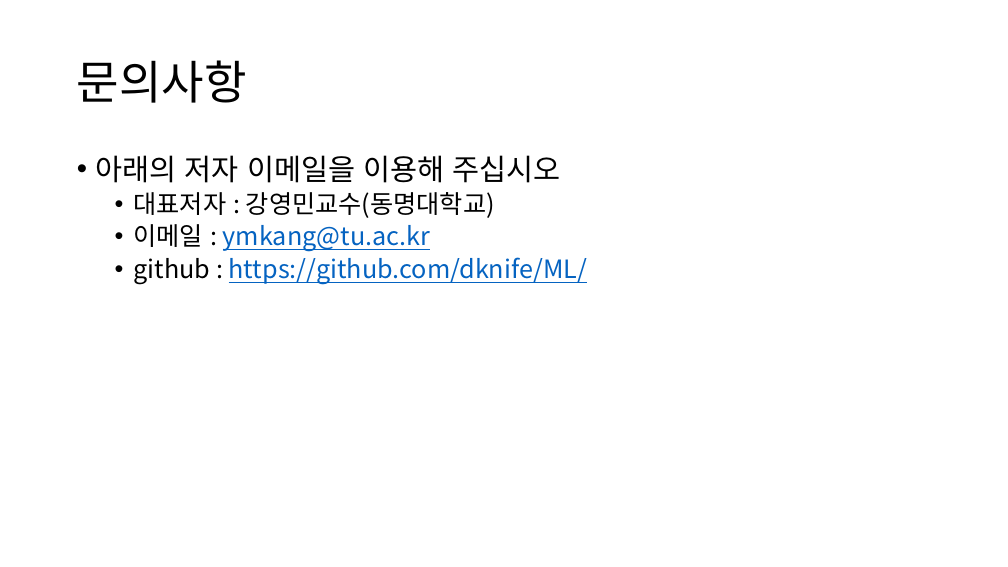
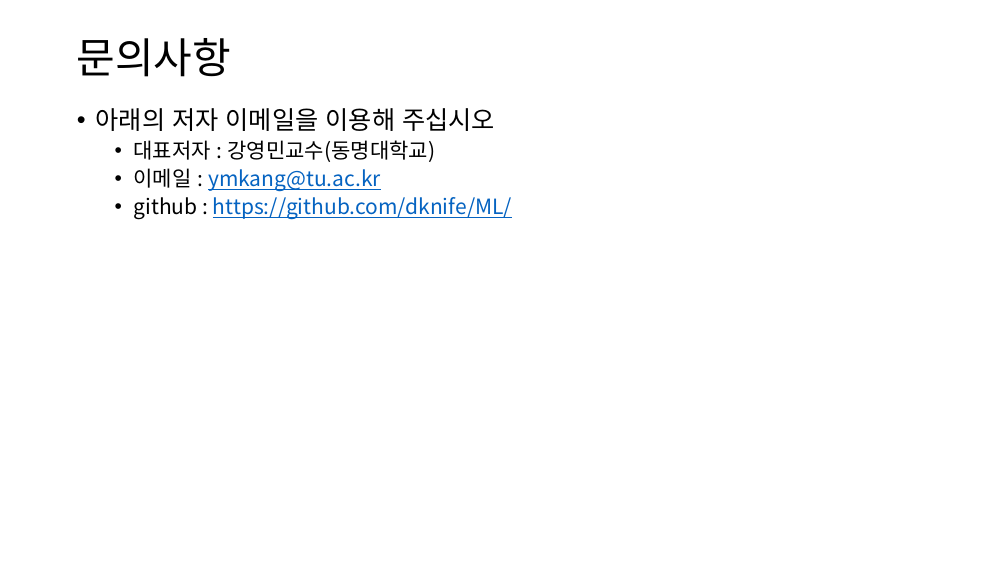
Before and after one commit to dknife/2022MLClass, a slide deck: slide 14 of LectureNotes/00_으뜸 머신러닝_강의자안내서.pptx. Drawn at 1008x567 pixels with LibreOffice and Linux fonts; fonts in the diff are those of the drawing. Boxes give left, top, right and bottom in pixels: in the first picture for what was removed or moved away, otherwise in the second. Text is boxed around its words. In the diff, an @@ line names an element or a change of style, - is before the commit and + after.

```diff
--- a/LectureNotes/00_으뜸 머신러닝_강의자안내서.pptx
+++ b/LectureNotes/00_으뜸 머신러닝_강의자안내서.pptx
@@ title "문의사항" at bbox=[77, 38, 231, 77]: size 44 to 40 pt @@
@@ text "아래의 저자 이메일을 이용해 주십시오": place and size @@
-text "아래의 저자 이메일을 이용해 주십시오" at bbox=[96, 155, 587, 285]
+text "아래의 저자 이메일을 이용해 주십시오" at bbox=[96, 108, 512, 219]
@@ text "아래의 저자 이메일을 이용해 주십시오" at bbox=[96, 108, 512, 219]: size 28 to 24 pt in "아래의 저자 이메일을 이용해 주십시오"; size 24 to 20 pt in "대표저자 : 강영민교수(동명대학교)", "이메일 : ymkang@tu.ac.kr", "github : https://github.com/dknife/ML/" @@
```
Also in this commit, not shown: 7 other slides changed, 1 other file.
